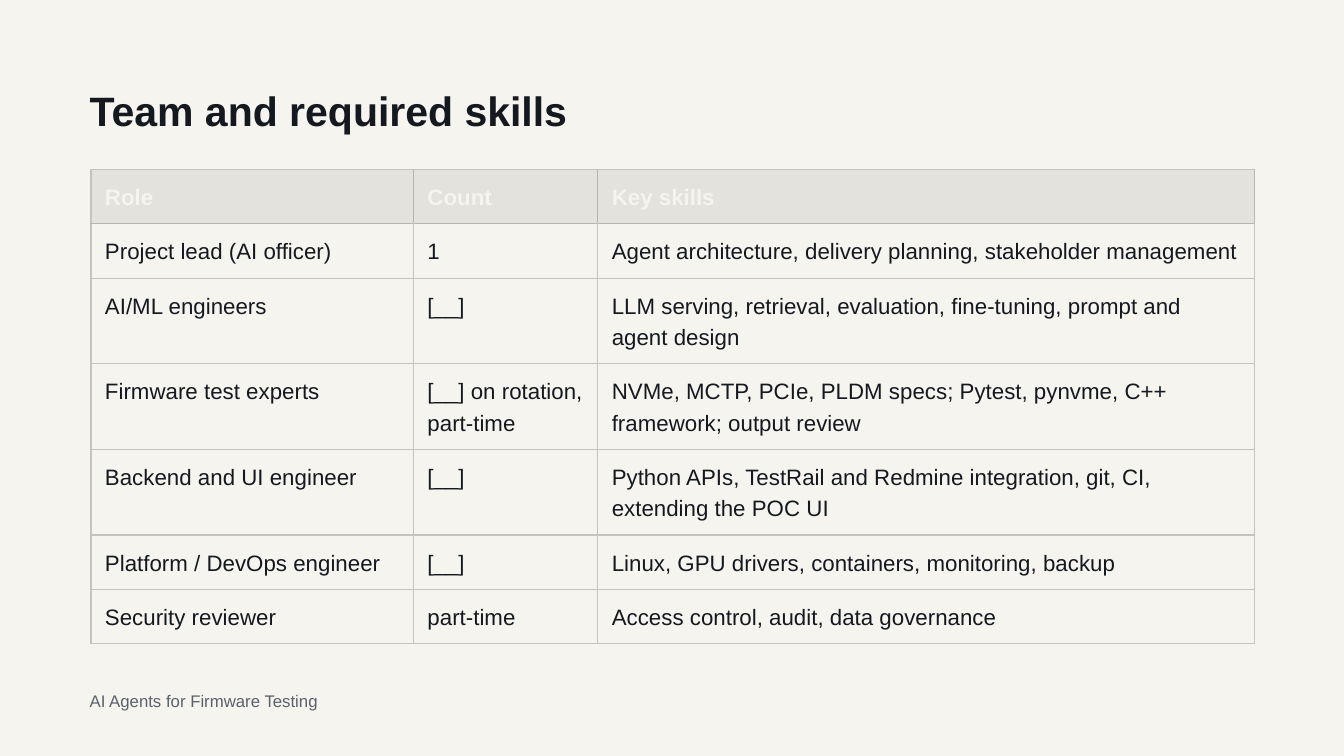
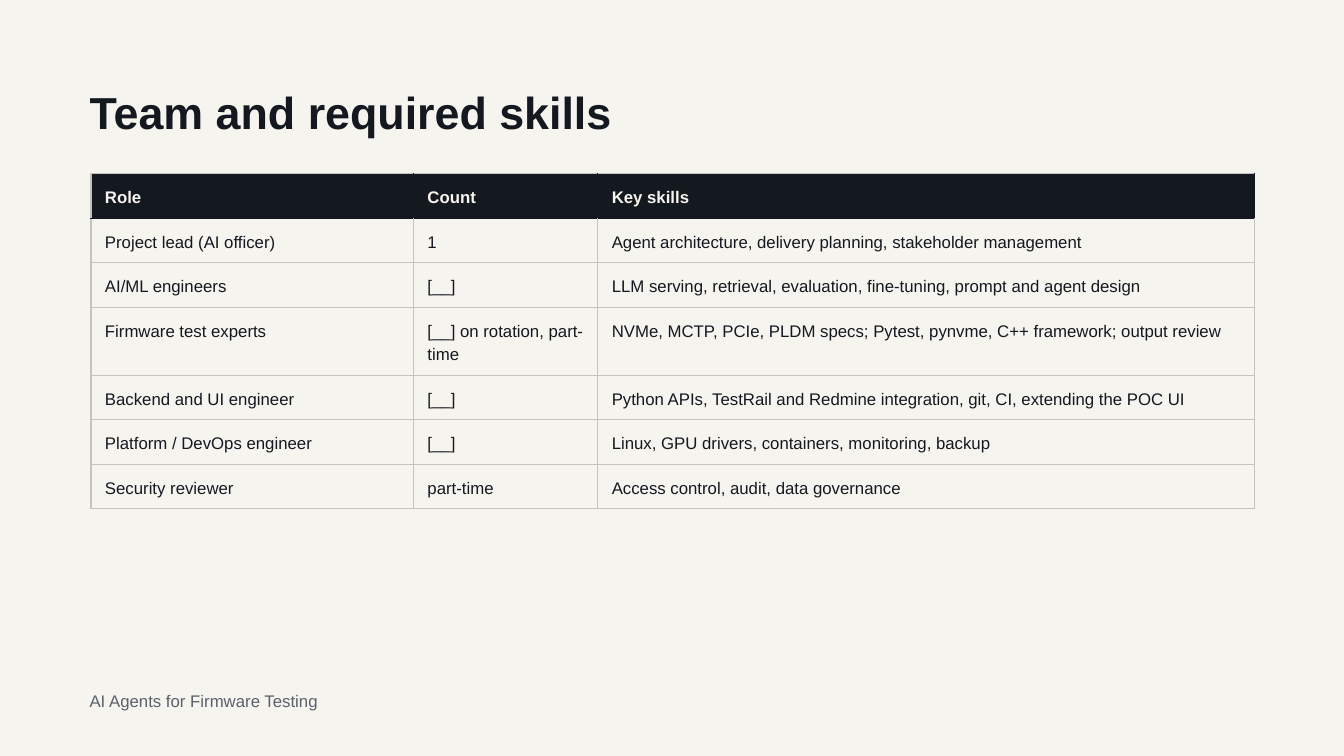
Before and after one commit to darkknight2301/AI-Platform, a slide deck: slide 25 of temp/AI Agents for Firmware Testing POC to Project Approval.pptx (slide 15 before the commit). Drawn at 1344x756 pixels with LibreOffice and Linux fonts; fonts in the diff are those of the drawing. Boxes give left, top, right and bottom in pixels: in the first picture for what was removed or moved away, otherwise in the second. Text is boxed around its words. In the diff, an @@ line names an element or a change of style, - is before the commit and + after.

```diff
--- a/temp/AI Agents for Firmware Testing POC to Project Approval.pptx
+++ b/temp/AI Agents for Firmware Testing POC to Project Approval.pptx
@@ title "Team and required skills" at (90,96,611,138): size 29.3 to 32 pt; line spacing 32.2pt to 35.2pt @@
@@ table at (91,173,1254,508) @@
@@ fill #E4E2DD to #14181F in row 1 @@
@@ size 15.9 to 12 pt @@
@@ line spacing 22.3pt to 16.8pt @@
@@ borders changed @@
@@ table: place and size @@
-table at (91,169,1254,644)
+table at (91,173,1254,508)
```
Also in this commit, not shown: 12 other slides changed, 10 slides added.
